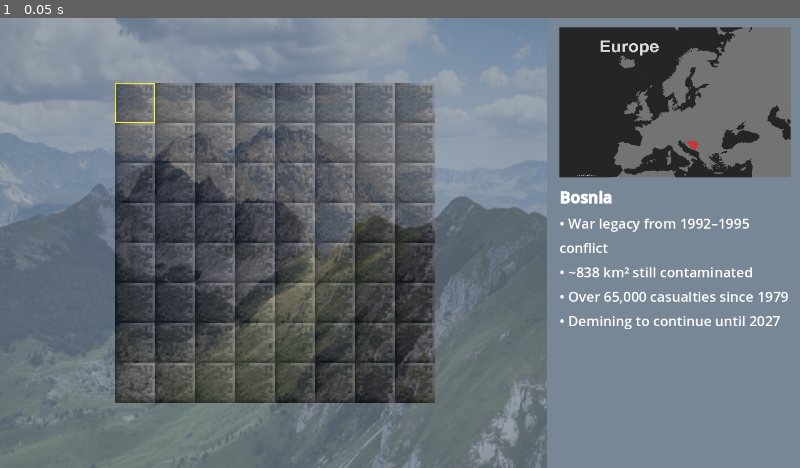
Above: before the commit, frame 1.
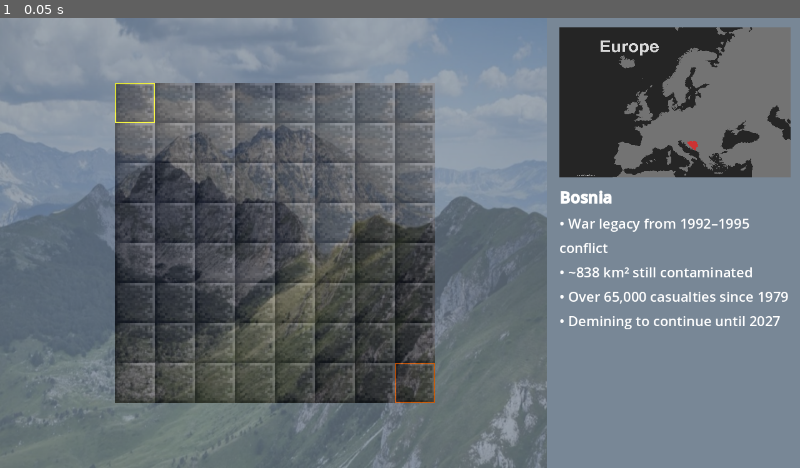
Above: after the commit, the same moment.

Repository: JacobKranzProjects/Capstone-Game-Jam
Game: Godot game, scene res://game files/board/board.tscn
Same seed, same stepped clock (60 frames per second), same inputs: the game is played once before the commit and once after it.
Inputs:
- Up to frame 1 (0.05 s): no input

The runs differ from the first frame. In frame 1, less than 0.1% of the frame differs, in the area x 49-55%, y 76-86%.

Commit message:
added selector 2 for the second player

Diff:
--- a/godot files/game files/board/board.gd
+++ b/godot files/game files/board/board.gd
@@ -19,8 +19,14 @@
 	level_data = level_settings.get_level_data(current_level)
 	if level_data:
 		setup_board(level_data)
-		$selector.scale_selector()
-		$selector.update_selector_position()
+
+		# Initialize Player 1 Selector
+		$selector_p1.scale_selector()
+		$selector_p1.update_selector_position()
+
+		# Initialize Player 2 Selector
+		$selector_p2.scale_selector()
+		$selector_p2.update_selector_position()
 	else:
 		push_error("Level data not found for level %d" % current_level)
 
--- a/godot files/game files/board/board.tscn
+++ b/godot files/game files/board/board.tscn
@@ -14,9 +14,14 @@
 [node name="cell manager" type="Node2D" parent="."]
 script = ExtResource("1_1p6jb")
 
-[node name="selector" type="Sprite2D" parent="."]
+[node name="selector_p1" type="Sprite2D" parent="."]
 texture = ExtResource("2_6w7jc")
 script = ExtResource("3_piiug")
+
+[node name="selector_p2" type="Sprite2D" parent="."]
+texture = ExtResource("2_6w7jc")
+script = ExtResource("3_piiug")
+player = 2
 
 [node name="side panel" type="Control" parent="."]
 layout_mode = 3
--- a/godot files/game files/board/cell manager.gd
+++ b/godot files/game files/board/cell manager.gd
@@ -12,12 +12,15 @@
 	#create_grid()
 	pass
 
-func create_mines(num_mines=mines, can_spawn_selected=false):
+func create_mines(num_mines=mines, excluded_positions=[]):
 	var valid_positions = []
 	for key in cell_dict.keys(): # get the list of valid positions
-		if !cell_dict[key].is_mine and (can_spawn_selected or key != $"../selector".grid_position):
+		if !cell_dict[key].is_mine and key not in excluded_positions:
 			valid_positions.append(key)
-	if num_mines > valid_positions.size(): num_mines = valid_positions.size() # check to make sure we dont add too many mines
+
+	if num_mines > valid_positions.size():
+		num_mines = valid_positions.size() # check to make sure we dont add too many mines
+
 	valid_positions.shuffle() # randomize valid positions
 	for i in num_mines: # now make a mine in the first 'num_mines' positions
 		cell_dict[valid_positions[i]].is_mine = true
--- a/godot files/game files/board/selector.gd
+++ b/godot files/game files/board/selector.gd
@@ -3,12 +3,19 @@
 @onready var cell_manager: Node2D = $"../cell manager"
 
 @export var player = 1
-var player_tag = "p"+str(player)+"_"
+var player_tag
 
 var grid_position = Vector2(0,0)
 var starting = true
 
 func _ready() -> void:
+	player_tag = "p" + str(player) + "_"
+	if player == 1:
+		grid_position = Vector2(0, 0) # top-left corner
+	elif player == 2:
+		grid_position = Vector2(cell_manager.width - 1, cell_manager.height - 1) # bottom-right corner
+		modulate = Color(1, 0.4, 0.4)
+
 	scale_selector()
 	update_selector_position()
 
@@ -27,16 +34,20 @@
 		update_selector_position()
 
 func _process(_delta: float) -> void:
-	if Input.is_action_just_pressed(player_tag + "up"): move(Vector2(0,-1))
-	if Input.is_action_just_pressed(player_tag + "down"): move(Vector2(0,1))
-	if Input.is_action_just_pressed(player_tag + "left"): move(Vector2(-1,0))
-	if Input.is_action_just_pressed(player_tag + "right"): move(Vector2(1,0))
+	if Input.is_action_just_pressed(player_tag + "up"):
+		move(Vector2(0,-1))
+	if Input.is_action_just_pressed(player_tag + "down"):
+		move(Vector2(0,1))
+	if Input.is_action_just_pressed(player_tag + "left"):
+		move(Vector2(-1,0))
+	if Input.is_action_just_pressed(player_tag + "right"):
+		move(Vector2(1,0))
 
 	if Input.is_action_just_pressed(player_tag + "mine"):
 		cell_manager.cell_dict[grid_position].mark()
 
 	if Input.is_action_just_pressed(player_tag + "clear"):
 		if starting:
-			cell_manager.create_mines()
+			cell_manager.create_mines(cell_manager.mines, [$"../selector_p1".grid_position, $"../selector_p2".grid_position])
 			starting = false
 		cell_manager.cell_dict[grid_position].reveal()
